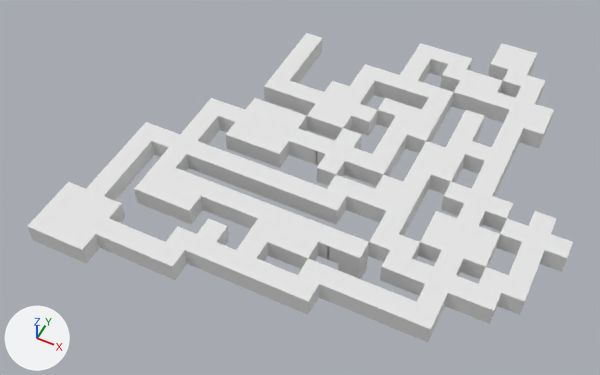
One commit to the Blender file models/Dungeon.diff2.blend: the scene before it, then after it.
Rendered twice from a camera (50 mm lens) standing at (15.9, -29.1, 29.8) and looking at (3.6, -4.5, -0.9). Lighting does not change. The marker at lower left points along +X, +Y and +Z.

The older version as bpy lines, for what is in view:
```python
me_plane_058 = bpy.data.meshes.new('Plane.058')
me_plane_058.from_pydata(...)  # 716 vertices, 179 faces; spans x -1.5..20.5, y -20.5..1.5, z 0.0
me_plane_058.materials.append(mat_material_002)  # its picture is missing
me_plane_416 = bpy.data.meshes.new('Plane.416')
me_plane_416.from_pydata(...)  # 368 vertices, 92 faces; spans x -5.5..16.5, y -1.5..18.5, z -1.6..0.4
me_plane_416.materials.append(mat_material_003)  # its picture is missing
me_plane_500 = bpy.data.meshes.new('Plane.500')
me_plane_500.from_pydata(...)  # 364 vertices, 91 faces; spans x -8.5..13.5, y -0.5..19.5, z -1.6..0.4
me_plane_500.materials.append(mat_material_003)  # its picture is missing
# before: 12 (-3.5, 11.5, -0.6), 13 (-2.5, 11.5, -0.6), 14 (-3.5, 11.5, 0.4) at pixel (272, 74), 15 (-2.5, 11.5, 0.4) at pixel (289, 80), 348 (-2.5, 11.5, -0.6)
# before: 349 (-1.5, 11.5, -0.6), 350 (-2.5, 11.5, 0.4) at pixel (289, 80), 351 (-1.5, 11.5, 0.4) at pixel (306, 86)
ob_ceiling = bpy.data.objects.new('Ceiling', me_plane_058)
ob_ceiling.parent = ob_floor
ob_ceiling.matrix_parent_inverse = Matrix(((1.0, 0.0, 0.0, -7.0), (0.0, 1.0, 0.0, 11.0), (0.0, 0.0, 1.0, 0.0), (0.0, 0.0, 0.0, 1.0)))
ob_ceiling.location = (-4.0, -12.0, 1.0)
ob_ceiling.rotation_euler = (3.142, 0.0, 0.0)  # degrees (180, 0, 0)
ob_walln = bpy.data.objects.new('WallN', me_plane_500)
ob_walln.parent = ob_floor
ob_walln.matrix_parent_inverse = Matrix(((1.0, 0.0, 0.0, -7.0), (0.0, 1.0, 0.0, 11.0), (0.0, 0.0, 1.0, 0.0), (0.0, 0.0, 0.0, 1.0)))
ob_walln.location = (3.0, -11.0, 0.6)
ob_walls = bpy.data.objects.new('WallS', me_plane_416)
ob_walls.parent = ob_floor
ob_walls.matrix_parent_inverse = Matrix(((1.0, 0.0, 0.0, -7.0), (0.0, 1.0, 0.0, 11.0), (0.0, 0.0, 1.0, 0.0), (0.0, 0.0, 0.0, 1.0)))
ob_walls.location = (0.0, -12.0, 0.6)
# also in view: 'WallE' at (6.5, -2.5, 0.0)
```
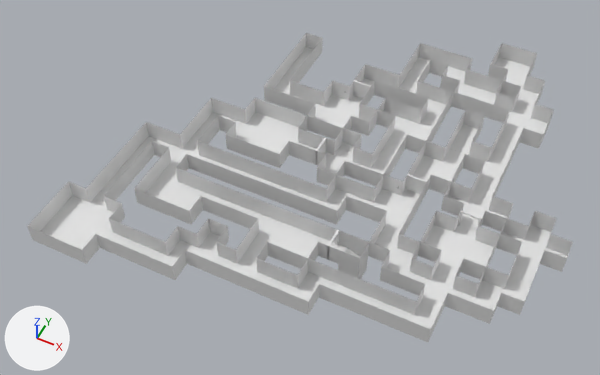
Pixel boxes [x1, y1, x2, y2] of what changed, in the pictures (600 x 375 px):
'Ceiling', hidden: before [28, 33, 573, 329]
part 1 of me_plane_500, cut back: after [290, 81, 307, 100]
'Floor', unchanged, uncovered by the edit: after [40, 47, 567, 329]
'WallW', unchanged, uncovered by the edit: after [28, 34, 534, 314]

What the commit changed:
me_plane_500 has 364 vertices, 91 faces and spans x -8.5..13.5, y -0.5..19.5, z -1.6..0.4.
me_plane_500 is used by ob_walln; parent ob_floor; location (3.0, -11.0, 0.6).
Verts and faces of me_plane_500; kept vertices keep their numbers, new ones are numbered from 364.
Part 1, on me_plane_500:
Vertices deleted: 12, 14, 348, 350 (with the faces that use them).
New faces: (13, 349, 351, 15).
Object 'Ceiling' (ob_ceiling) is now hidden.
